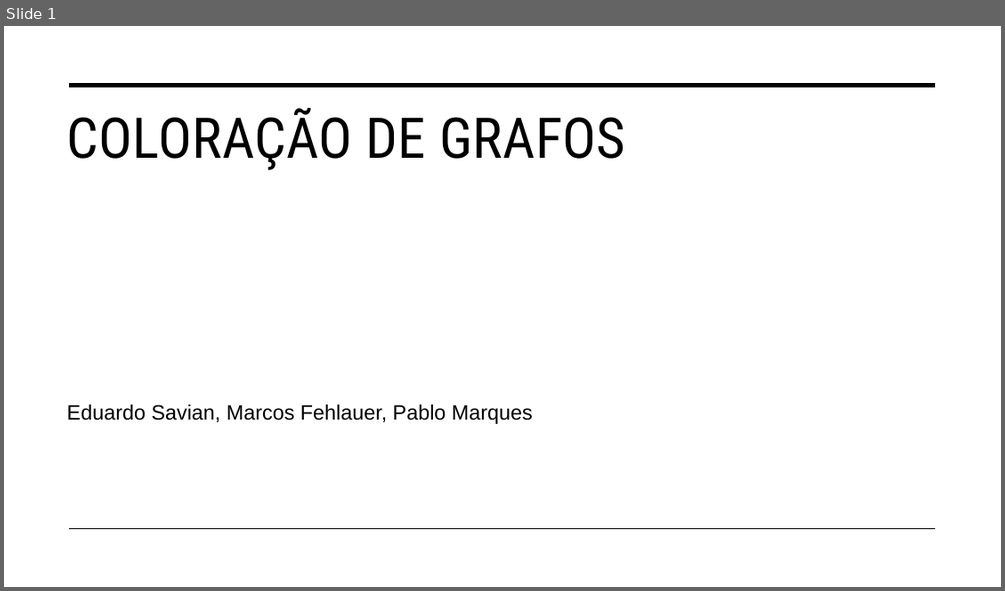
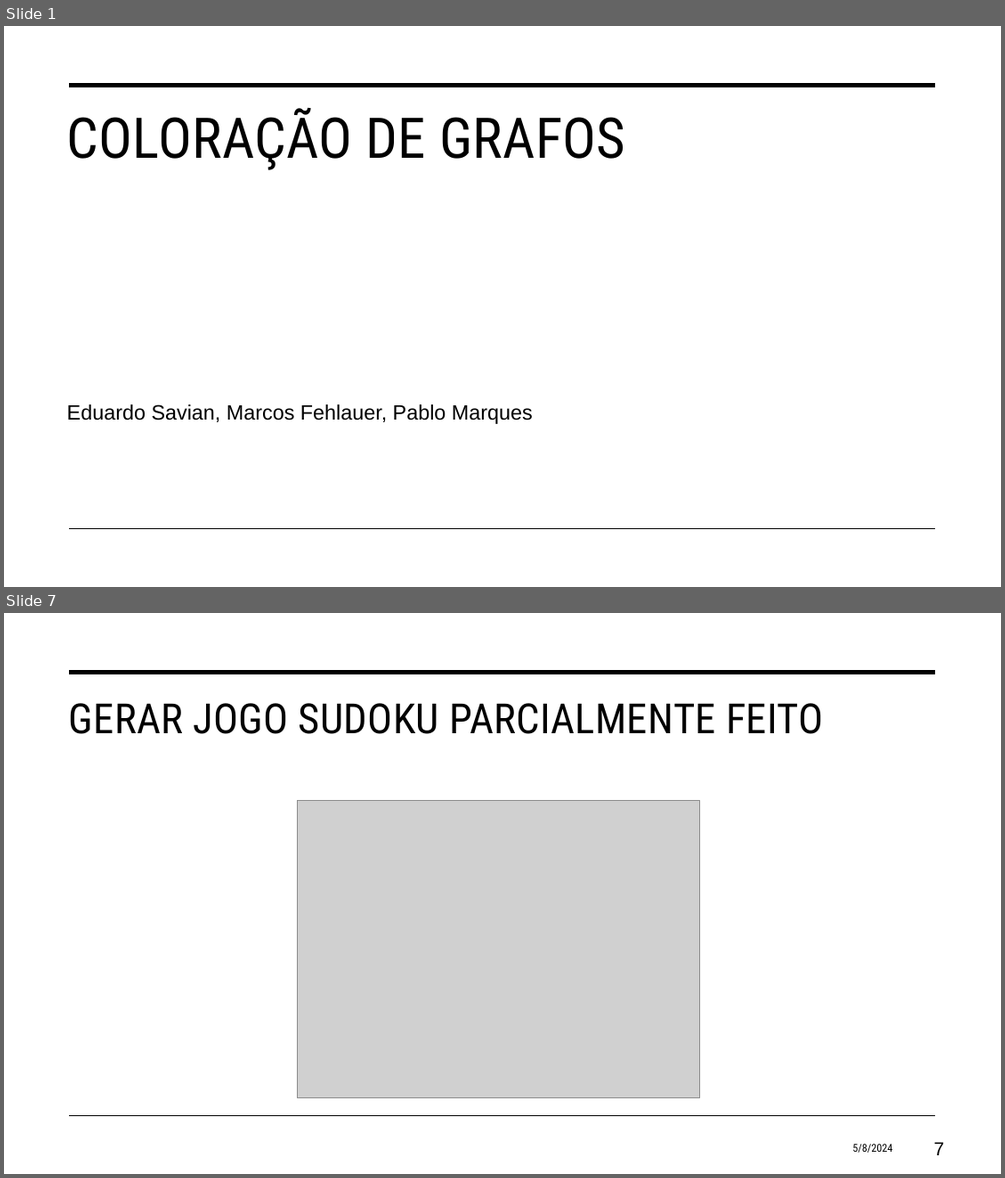
Before and after one commit to eduardosavian/graph-coloring, a slide deck: Presentation.pptx. Shown one above the other, each under a label of ours: slide 1 before the commit, slides 1 and 7 after it; the slides between them are not shown. The pictures are 1005x591 and 1005x1178 pixels, drawn with LibreOffice and Linux fonts; fonts in the diff are those of the drawing; grey boxes stand for pictures. Boxes give left, top, right and bottom in pixels: in the first picture for what was removed or moved away, otherwise in the second. Text is boxed around its words. In the diff, an @@ line names an element or a change of style, - is before the commit and + after.

```diff
--- a/Presentation.pptx
+++ b/Presentation.pptx
@@ slide 7 added at <box>4,613,1001,1174</box>, background #FFFFFF; not listed: 2 template elements that a slide beside it also shows @@
@@ title added at <box>69,703,824,734</box>, 40 pt, text #000000 @@
+GERAR JOGO SUDOKU PARCIALMENTE FEITO
@@ picture added at <box>297,801,699,1098</box> @@
@@ text added at <box>852,1143,892,1152</box>, 10.5 pt, text #000000 @@
+5/8/2024
@@ page number added at <box>934,1142,945,1155</box>, 18 pt, text #000000 @@
+7
```
Also in this commit, not shown: 4 slides changed, 10 other slides added, 3 other files.
